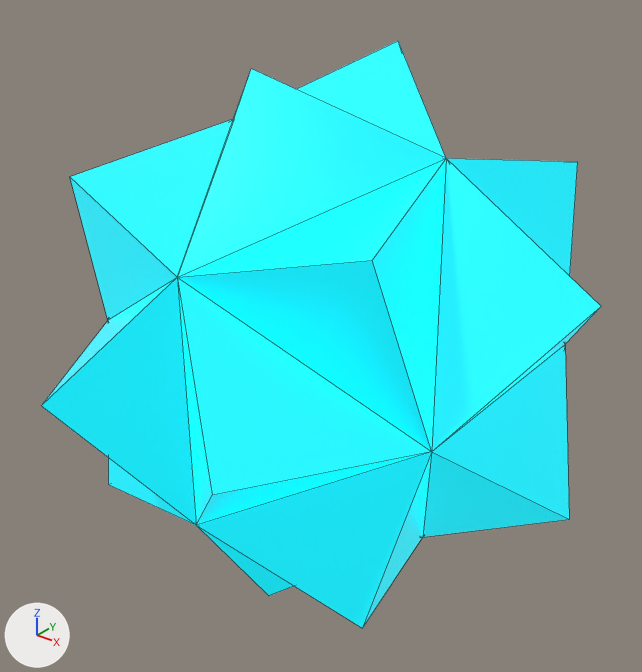
Before and after pictures for a commit that changed the glTF model models/bit-soft.glb.
Camera for both pictures: a 50 mm lens placed at (1.98, -2.53, 1.54), pointed at (-0.02, -0.03, -0.01). Lighting does not change. The marker at lower left points along +X, +Y and +Z. The picture after the commit comes second. Mesh edges are drawn as thin lines. Vertices at exactly the same position are counted once.
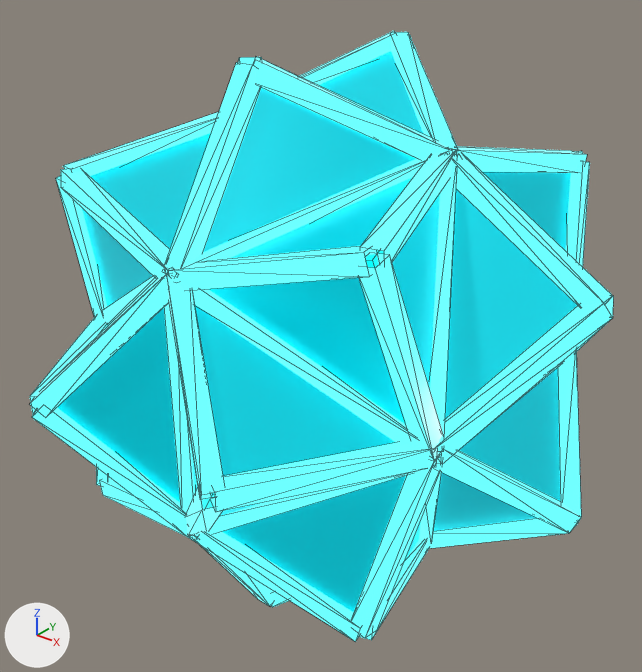
What differs and where, as boxes [x1, y1, x2, y2] in the pictures (642 x 672 px):
'Mesh_0', reshaped
    before: [41, 41, 601, 628]
    after: [30, 31, 613, 641]
part 1 of me_mesh_0, added (cyan)
    after: [30, 31, 613, 641]
part 2 of me_mesh_0, recoloured
    before: [41, 41, 601, 628]
    after: [57, 51, 578, 612]

What changed in the scene script:
```text
Add mat_bitedge:
    mat_bitedge = principled_material('bitEdge')
    mat_bitedge.base_color = (0.0, 0.95, 1.0)  # cyan #00f9ff
    mat_bitedge.metallic = 0.2
    mat_bitedge.roughness = 0.15
    mat_bitedge.emission_color = (0.15, 1.0, 1.0)  # cyan #6cffff
    mat_bitedge.emission_strength = 1.0
Add mat_bitface:
    mat_bitface = principled_material('bitFace')
    mat_bitface.base_color = (0.0, 0.42, 0.48)  # cyan #00adb8
    mat_bitface.metallic = 0.55
    mat_bitface.roughness = 0.35
    mat_bitface.emission_color = (0.0, 0.28, 0.34)  # cyan #00909e
    mat_bitface.emission_strength = 1.0
Change me_mesh_0:
    used by ob_mesh_0; location = (0.0, 0.0, 0.0)
    remove me_mesh_0.from_pydata(...)  # 32 vertices, 60 faces; spans x -1.07..1.07, y -1.07..1.07, z -1.07..1.07
    add me_mesh_0.from_pydata(...)  # 752 vertices, 780 faces; spans x -1.11..1.11, y -1.12..1.12, z -1.11..1.11
    me_mesh_0 part 1: 720 vertices added at x -1.11..1.11, y -1.12..1.12, z -1.11..1.11
    me_mesh_0 part 2: 60 faces spanning x -1.07..1.07, y -1.07..1.07, z -1.07..1.07 switch from mat_tronbit (cyan #27c4ce, glowing cyan #00c4d3) to mat_bitface (cyan #00adb8, glowing cyan #00909e)
    add me_mesh_0.materials.append(mat_bitedge)  # cyan #00f9ff, glowing cyan #6cffff
```
